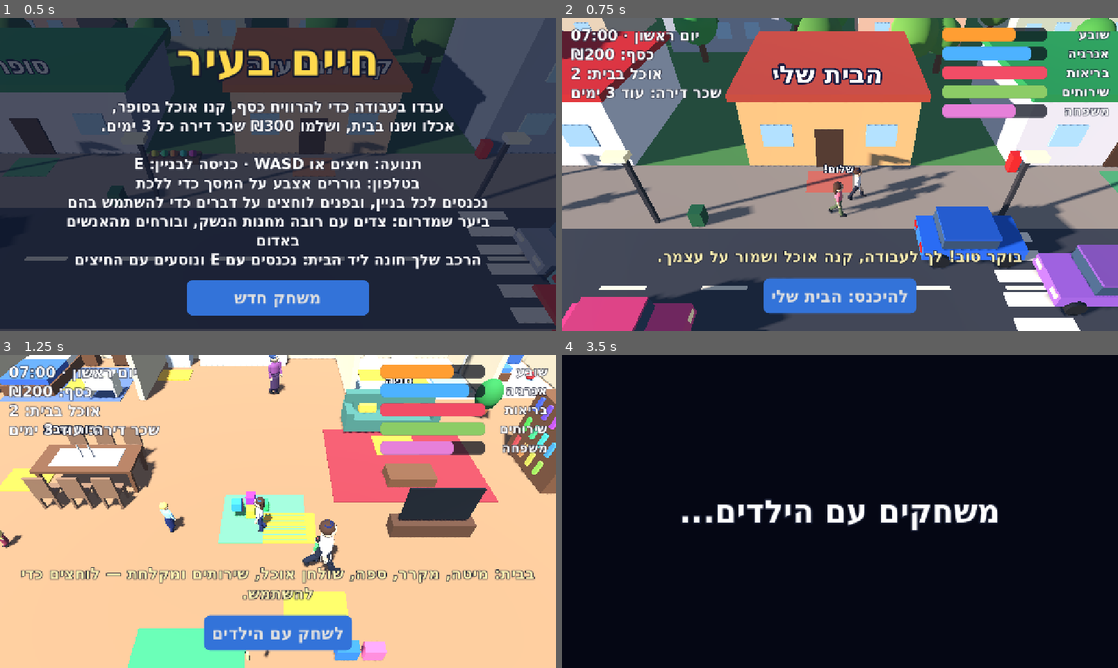
Above: before the commit, frames 1-4 (two rows, left to right).
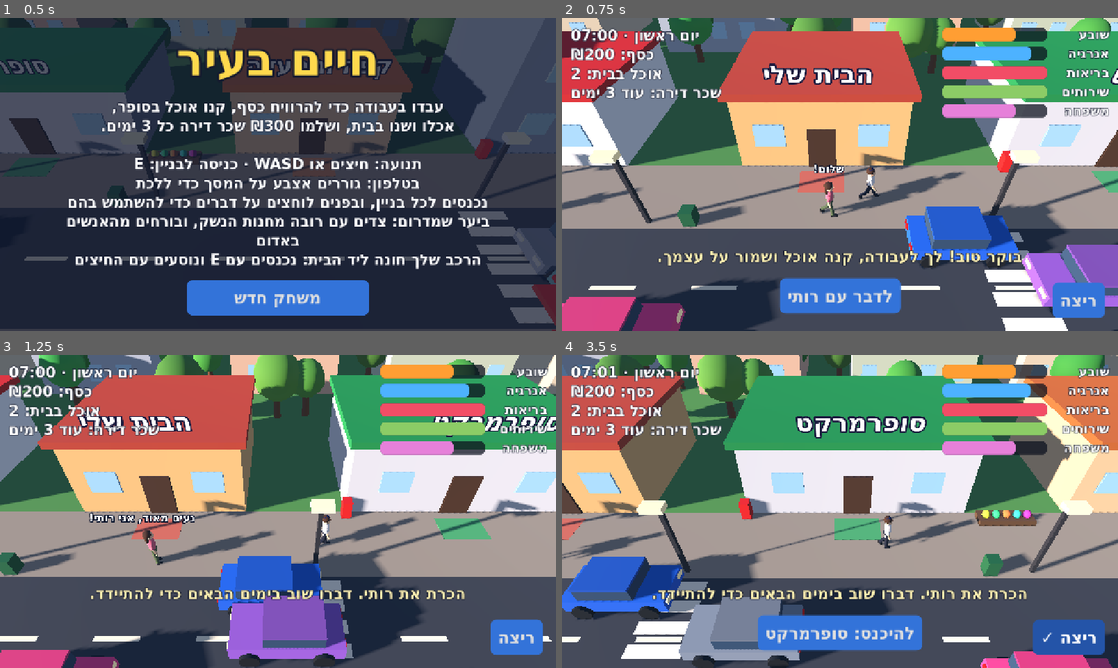
Above: after the commit, the same moments.

Repository: garyjoe/shneyor-games
Game: Godot game, scene res://main.tscn
Same seed, same stepped clock (60 frames per second), same inputs: the game is played once before the commit and once after it.
Inputs (mouse positions are in pixels of both pictures, inside the frame that each line leads up to):
- Up to frame 1 (0.5 s): no input
- Up to frame 2 (0.75 s): tap Enter at 0.5 s; move the mouse to (962, 158) at 0.52 s; hold Right (ui_right) from 0.53 s (still down); hold Shift from 0.53 s (still down); click (962, 158) at 0.67 s
- Up to frame 3 (1.25 s): keep holding Right (ui_right); keep holding Shift; tap Space at 0.77 s
- Up to frame 4 (3.5 s): release Right (ui_right) at 1.25 s; release Shift at 1.25 s; click "לשחק עם הילדים" (after the commit: "ריצה") at 1.25 s; drag from (728, 527) to (812, 574) at 2.02 s; move the mouse to (895, 442) at 2.77 s; hold Right (ui_right) from 2.78 s (still down); hold Shift from 2.78 s (still down); tap Enter at 2.85 s

Frame 1 is identical in both runs. In frame 2, 18% of the frame differs, in the area x 0-100%, y 0-100%; in frame 3, 94%; in frame 4, 100%.

Commit message:
Life in the City: running, and shooting back at the robbers
- Hold Shift, or switch on the new run button, to run. It is 75% faster
  than walking and uses energy; you cannot run while carrying a load or
  when exhausted.
- With a rifle and ammunition you can now shoot at the robbers in red by
  clicking or tapping them, or with E when one is close. A hit takes the
  robber away for a while and pays a police reward; a miss leaves him
  chasing you. Ordinary townspeople cannot be shot.

Co-Authored-By: Claude Fable 5.2 <noreply@anthropic.com>
Claude-Session: https://claude.ai/code/session_01Dt6dxQhnMkF2JMR9WrQUqG

Diff:
--- a/games/life-city/main.gd
+++ b/games/life-city/main.gd
@@ -114,6 +114,7 @@
 	var bubble: Label3D
 	var bubble_t := 0.0
 	var hello_cool := 0.0
+	var down := 0.0                 # a robber who was shot stays away this long
 
 
 class Animal:
@@ -211,6 +212,9 @@
 const FARM := Vector3(166, 0, 16)
 var play_home_day := 0
 const PICNIC := Vector3(0, 0, FOREST_Z + 9.0)
+var run_on := false                 # the touch "run" toggle
+var running := false
+var run_button: Button
 const KIDS: Array[int] = [1, 2, 3, 4]      # places of the children in `family`
 const KID_ROOMS: Array[float] = [13.6, 17.6, -13.6, -17.6]   # x of each child's bedroom
 const SCHOOL_DOOR := Vector3(126, 0, -4.7)
@@ -1060,6 +1064,12 @@
 	var input := _move_input() if walking else Vector2.ZERO
 	# Tired or starving people walk slower.
 	var speed := WALK_SPEED * (0.6 if (energy < 15.0 or hunger < 10.0 or bladder >= 95.0) else 1.0)
+	# Running: hold Shift, or switch on the run button. It is faster but tiring.
+	running = walking and not driving and not carrying and energy >= 15.0 and input.length_squared() > 0.01 \
+			and (run_on or Input.is_physical_key_pressed(KEY_SHIFT))
+	if running:
+		speed *= 1.75
+		energy = maxf(energy - delta * 0.12, 0.0)
 	if driving:
 		_drive(input, delta)
 	else:
@@ -1079,7 +1089,7 @@
 		car.rotation.y = car_heading
 	if input.length_squared() > 0.01:
 		me.root.rotation.y = lerp_angle(me.root.rotation.y, atan2(input.x, input.y), 12.0 * delta)
-	_animate(me, input.length_squared() > 0.01, delta)
+	_animate(me, input.length_squared() > 0.01, delta * (1.6 if running else 1.0))
 	reach = maxf(reach - delta, 0.0)
 	if reach > 0.0:
 		me.limbs[3].rotation.x = -1.9          # arm stretched out to the shelf
@@ -1448,6 +1458,18 @@
 	prompt.visible = false
 	hud.add_child(prompt)
 
+	run_button = Button.new()
+	run_button.focus_mode = Control.FOCUS_NONE
+	run_button.toggle_mode = true
+	run_button.text = _h("ריצה")
+	run_button.set_anchors_and_offsets_preset(Control.PRESET_BOTTOM_RIGHT, Control.PRESET_MODE_MINSIZE, 30)
+	run_button.grow_horizontal = Control.GROW_DIRECTION_BEGIN
+	run_button.grow_vertical = Control.GROW_DIRECTION_BEGIN
+	run_button.toggled.connect(func(on: bool) -> void:
+		run_on = on
+		run_button.text = _h("ריצה ✓" if on else "ריצה"))
+	hud.add_child(run_button)
+
 	var center := CenterContainer.new()
 	center.set_anchors_preset(Control.PRESET_FULL_RECT)
 	center.mouse_filter = Control.MOUSE_FILTER_IGNORE
@@ -1517,6 +1539,7 @@
 
 
 func _update_hud() -> void:
+	run_button.visible = state == State.PLAY and not driving and open_place == null and not busy
 	var playing := state == State.PLAY
 	info_label.visible = playing
 	stats_box.visible = playing
@@ -1898,7 +1921,8 @@
 	if state != State.PLAY or open_place != null or busy:
 		return
 	if not inside:
-		_tap_forest(pos)
+		if not _tap_thug(pos):
+			_tap_forest(pos)
 		return
 	if room != "market":
 		_tap_handles(pos)
@@ -2108,6 +2132,18 @@
 		a.node.position.z = clampf(a.node.position.z, FOREST_Z + 3.0, FOREST_END - 2.0)
 
 	for t in thugs:
+		if t.down > 0.0:
+			# Shot: lies still for a moment, then is gone until the timer runs out.
+			t.chasing = false
+			t.down -= delta
+			if t.down < 57.0:
+				t.root.visible = false
+			if t.down <= 0.0:
+				t.root.rotation = Vector3.ZERO
+				t.root.position = _thug_point(t)
+				t.target = t.root.position
+				t.root.visible = not t.town
+			continue
 		var to_me := here - t.root.position
 		to_me.y = 0.0
 		var dist := to_me.length()
@@ -2441,6 +2477,8 @@
 		_family_talk(near_kin)
 	elif near_npc != null:
 		_talk(near_npc)
+	elif _nearest_thug() != null:
+		_shoot_thug(_nearest_thug())
 	elif _in_forest():
 		_shoot(_nearest_animal())
 
@@ -4174,3 +4212,78 @@
 			_box(Vector3(1.5, 1.2, 0.1), hp + Vector3(sx, 2.1, 3.53), window_mat)
 		_solid(Vector3(8, 3.8, 7), hp + Vector3(0, 1.9, 0))
 		_tree(hp + Vector3(5.5, 0, 2.0))
+
+
+# ------------------------------------------------- fighting off robbers ----
+
+## A robber you can see and reach with the rifle: awake, visible and not too far.
+func _nearest_thug() -> Person:
+	if inside or driving or not has_rifle:
+		return null
+	var best: Person
+	var best_d := 22.0
+	for t in thugs:
+		if t.down > 0.0 or not t.root.visible:
+			continue
+		var d := t.root.position.distance_to(player.position)
+		if d < best_d:
+			best_d = d
+			best = t
+	return best
+
+
+func _tap_thug(pos: Vector2) -> bool:
+	if driving:
+		return false
+	var hit: Person
+	var best := 80.0
+	for t in thugs:
+		if t.down > 0.0 or not t.root.visible:
+			continue
+		var world := t.root.position + Vector3(0, 1.1, 0)
+		if cam.is_position_behind(world):
+			continue
+		var d := cam.unproject_position(world).distance_to(pos)
+		if d < best:
+			best = d
+			hit = t
+	if hit == null:
+		return false
+	_shoot_thug(hit)
+	return true
+
+
+func _shoot_thug(t: Person) -> void:
+	if shot_cool > 0.0 or _shabbat_block():
+		return
+	if not has_rifle:
+		_toast("בלי רובה אפשר רק לברוח. רובה קונים בחנות הנשק.")
+		shot_cool = 1.0
+		return
+	if ammo <= 0:
+		_toast("נגמרו הכדורים! ברח!")
+		_play("no")
+		shot_cool = 1.0
+		return
+	var to_thug := t.root.position - player.position
+	to_thug.y = 0.0
+	var dist := to_thug.length()
+	if dist > 28.0:
+		_toast("הוא רחוק מדי.")
+		shot_cool = 0.5
+		return
+	ammo -= 1
+	shot_cool = 0.9
+	reach = 0.4
+	me.root.rotation.y = atan2(to_thug.x, to_thug.z)
+	_play("bang")
+	if rng.randf() < clampf(1.25 - dist / 26.0, 0.15, 1.0):
+		t.down = 60.0
+		t.chasing = false
+		t.root.rotation.z = PI * 0.5
+		money += 60
+		_toast("פגעת באיש הרע! המשטרה לקחה אותו, וקיבלת פרס של ₪60.")
+		_play("pay")
+	else:
+		_toast("פספסת! הוא עדיין רודף אחריך.")
+	_update_hud()
